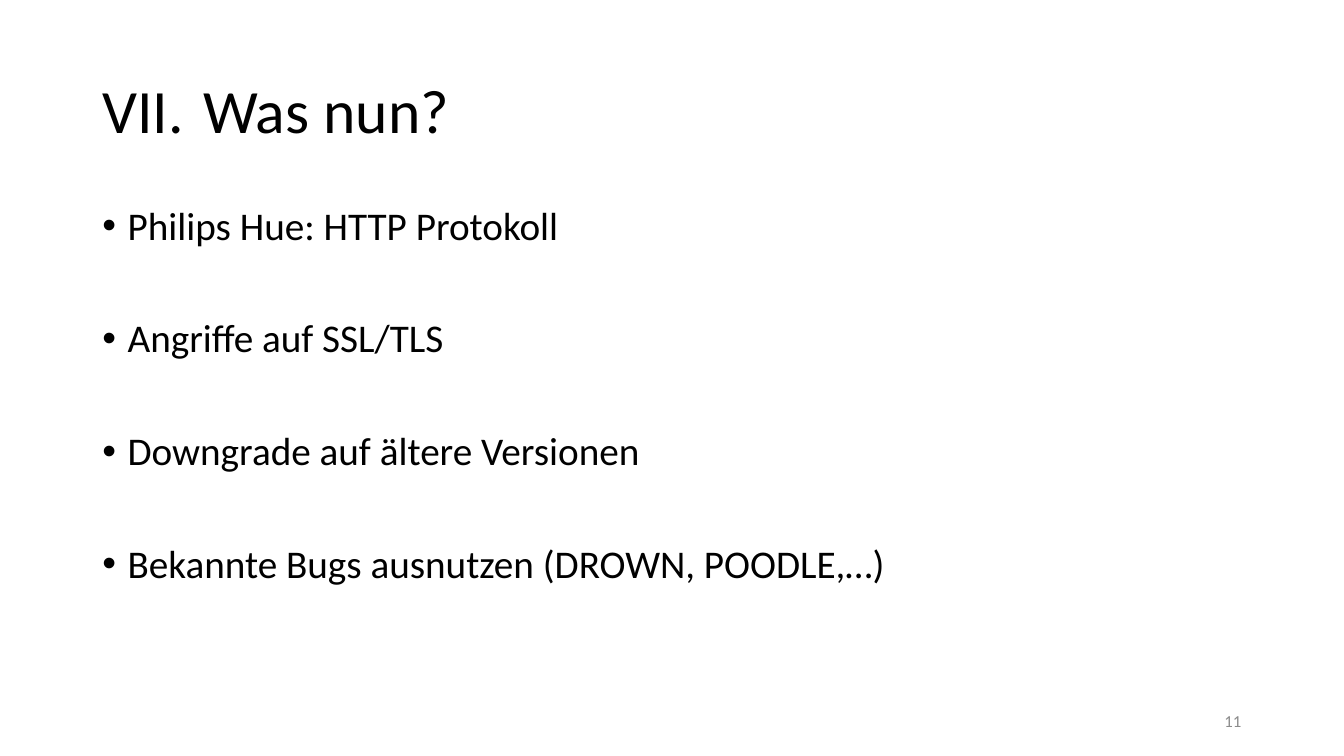
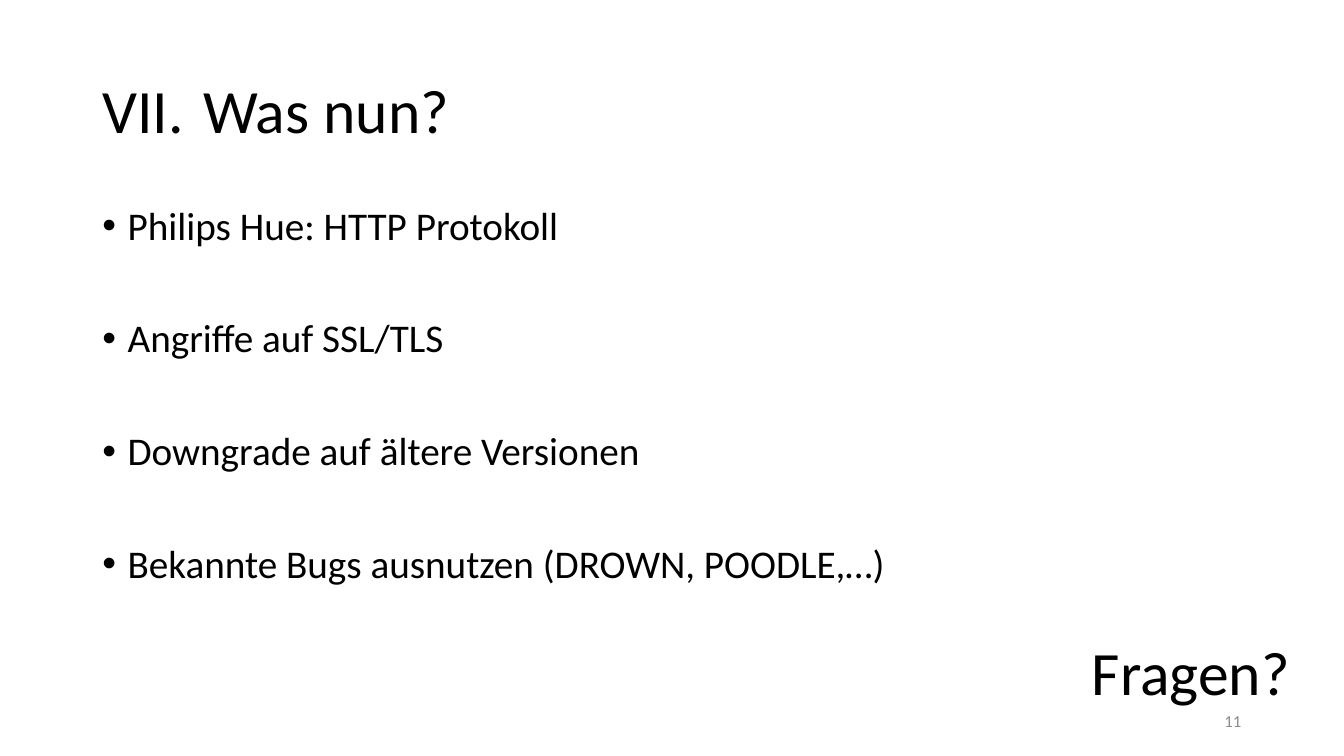
Before and after one commit to Xyren0/IoT_Wifi_Sniffing, a slide deck: slide 11 of phase3_pres.pptx. Drawn at 1344x756 pixels with LibreOffice and Linux fonts; fonts in the diff are those of the drawing. Boxes give left, top, right and bottom in pixels: in the first picture for what was removed or moved away, otherwise in the second. Text is boxed around its words. In the diff, an @@ line names an element or a change of style, - is before the commit and + after.

```diff
--- a/phase3_pres.pptx
+++ b/phase3_pres.pptx
@@ text added at [1092, 653, 1290, 706], 44 pt, text #000000 @@
+Fragen?
```
Also in this commit, not shown: 1 other slide changed.
